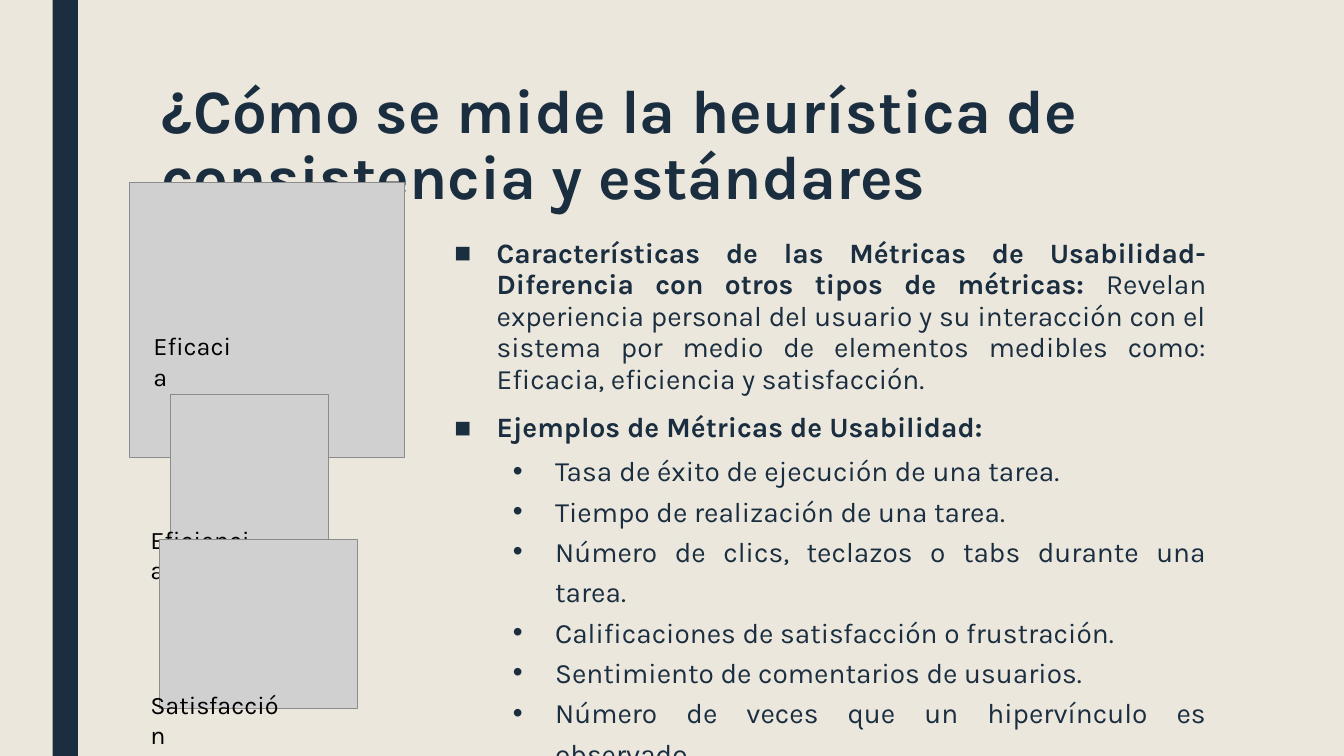
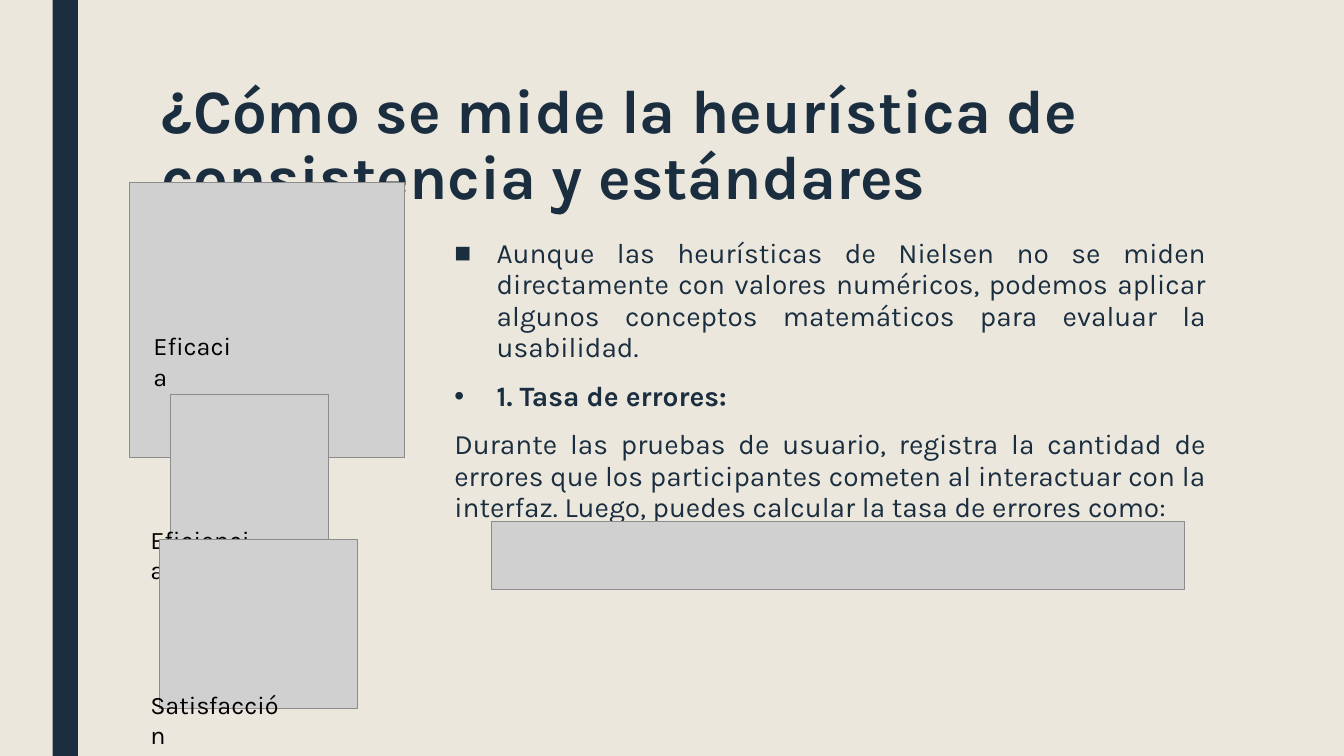
Before and after one commit to JuanPabloAlbaMartinez/Consistencia-Est-ndares, a slide deck: slide 7 of ConsistenciayEstandares.pptx. Drawn at 1344x756 pixels with LibreOffice and Linux fonts; fonts in the diff are those of the drawing; grey boxes stand for pictures. Boxes give left, top, right and bottom in pixels: in the first picture for what was removed or moved away, otherwise in the second. Text is boxed around its words. In the diff, an @@ line names an element or a change of style, - is before the commit and + after.

Commit message:
se creo un nuevo ejemplo sustituyendo el anteriror y por el lado de las diapositivas se corrigio el tema de la medicon de heuristicas

```diff
--- a/ConsistenciayEstandares.pptx
+++ b/ConsistenciayEstandares.pptx
@@ text at (454,241,1206,525): text changed @@
-■ Características de las Métricas de Usabilidad-Diferencia con otros tipos de métricas: Revelan experiencia personal del usuario y su interacción con el sistema por medio de elementos medibles como: Eficacia, eficiencia y satisfacción.
-■ Ejemplos de Métricas de Usabilidad:
-  • Tasa de éxito de ejecución de una tarea.
-  • Tiempo de realización de una tarea.
-  • Número de clics, teclazos o tabs durante una tarea.
-  • Calificaciones de satisfacción o frustración.
-  • Sentimiento de comentarios de usuarios.
-  • Número de veces que un hipervínculo es observado.
+■ Aunque las heurísticas de Nielsen no se miden directamente con valores numéricos, podemos aplicar algunos conceptos matemáticos para evaluar la usabilidad.
+• 1. Tasa de errores:
+Durante las pruebas de usuario, registra la cantidad de errores que los participantes cometen al interactuar con la interfaz. Luego, puedes calcular la tasa de errores como:
@@ picture added at (492,522,1185,590) @@
```
Also in this commit, not shown: 4 other slides changed, 4 other files.
